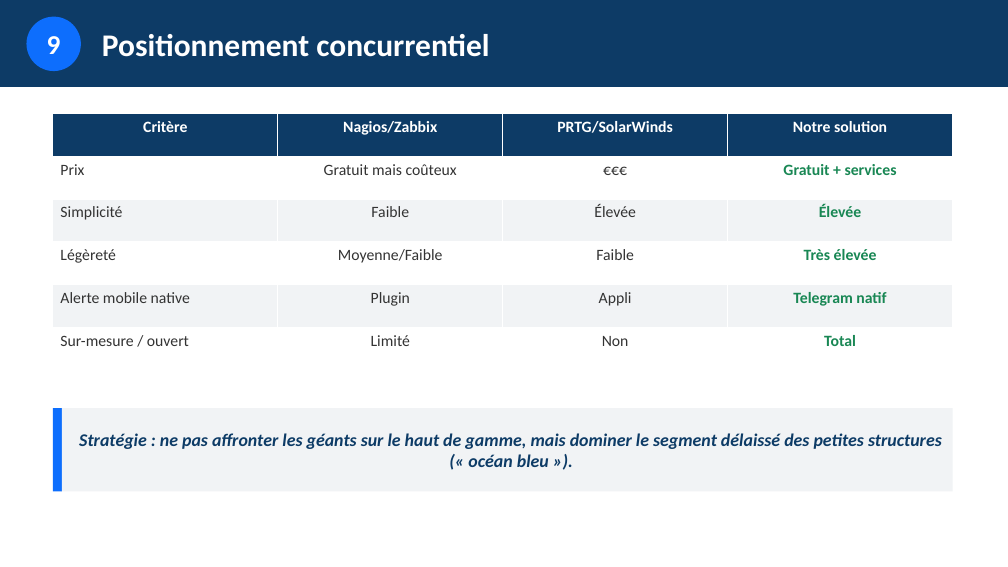
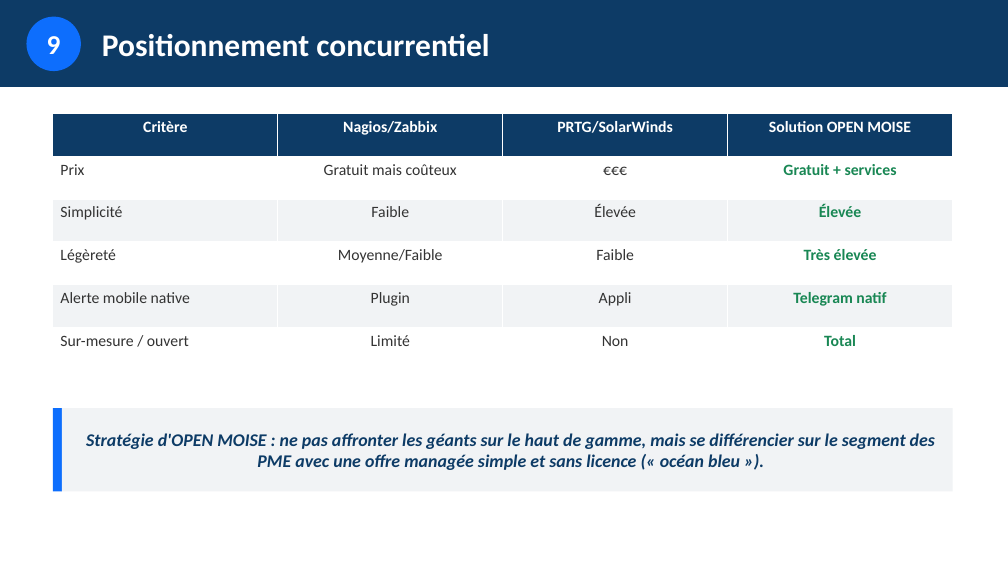
Before and after one commit to esperanceykouassi-bit/Supervision-reseau, a slide deck: slide 21 of soutenance/presentation-projet.pptx. Drawn at 1008x567 pixels with LibreOffice and Linux fonts; fonts in the diff are those of the drawing. Boxes give left, top, right and bottom in pixels: in the first picture for what was removed or moved away, otherwise in the second. Text is boxed around its words. In the diff, an @@ line names an element or a change of style, - is before the commit and + after.

```diff
--- a/soutenance/presentation-projet.pptx
+++ b/soutenance/presentation-projet.pptx
@@ table at (53,113,954,371) @@
-row 1, column 4: Notre solution
+row 1, column 4: Solution OPEN MOISE
@@ text in rectangle at (86,433,935,470): text changed @@
-Stratégie : ne pas affronter les géants sur le haut de gamme, mais dominer le segment délaissé des petites structures (« océan bleu »).
+Stratégie d'OPEN MOISE : ne pas affronter les géants sur le haut de gamme, mais se différencier sur le segment des PME avec une offre managée simple et sans licence (« océan bleu »).
```
Also in this commit, not shown: 15 other slides changed, 1 slide added, 1 slide removed, 2 other files.
